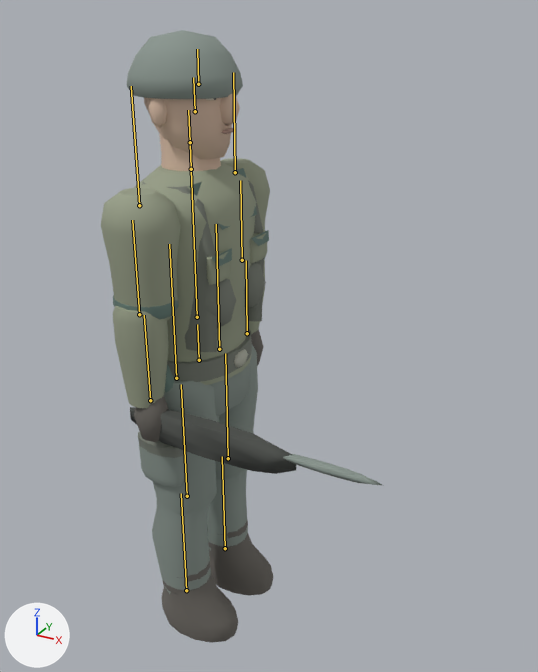
The glTF model unreal/MGRemaster/Content/SourceAssets/Characters/guard.glb as it was, and as the next commit left it.
Both versions are drawn from a camera (50 mm lens) standing at (1.159, -1.672, 1.876) and looking at (0.233, 0.011, 1.035). Lighting does not change. The marker at lower left points along +X, +Y and +Z. The picture after the commit comes second. The bones that bend it are drawn over the model as lines.

In view in the first picture: 'guard'.
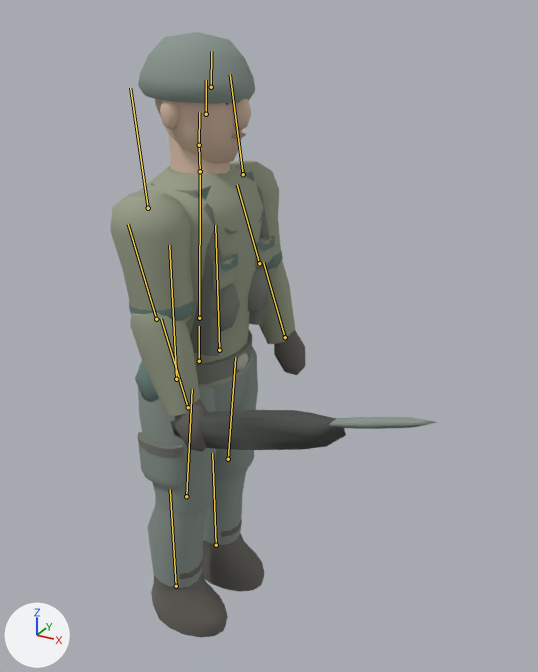
The newer file adds an action. The first version stands in its rest pose; the second is drawn at frame 6 of the action 'IdleWary'.

Pixel boxes [x1, y1, x2, y2] of what changed, in the pictures (538 x 672 px):
'guard', posed (15% wider)
    before: [101, 30, 384, 643]
    after: [110, 32, 437, 638]
bone 'pelvis', root to tip
    before: (199, 360) to (197, 324)
    after: (199, 361) to (199, 326)
bone 'neck', root to tip
    before: (191, 169) to (190, 142)
    after: (200, 171) to (199, 145)
bone 'head', root to tip
    before: (190, 142) to (188, 110)
    after: (199, 145) to (199, 112)
bone 'upper_arm_L', root to tip
    before: (235, 172) to (233, 72)
    after: (243, 174) to (230, 74)
bone 'forearm_L', root to tip
    before: (242, 260) to (240, 180)
    after: (259, 263) to (237, 184)
bone 'upper_arm_R', root to tip
    before: (139, 205) to (131, 86)
    after: (148, 208) to (130, 88)
bone 'forearm_R', root to tip
    before: (139, 314) to (132, 220)
    after: (156, 319) to (128, 224)
bone 'thigh_L', root to tip
    before: (219, 349) to (216, 224)
    after: (219, 350) to (215, 225)
bone 'shin_L', root to tip
    before: (228, 458) to (225, 353)
    after: (228, 459) to (235, 357)
bone 'foot_L', root to tip
    before: (225, 548) to (222, 456)
    after: (216, 545) to (212, 453)
bone 'thigh_R', root to tip
    before: (176, 378) to (169, 244)
    after: (176, 379) to (169, 245)
bone 'shin_R', root to tip
    before: (187, 496) to (181, 384)
    after: (186, 496) to (192, 389)
bone 'foot_R', root to tip
    before: (186, 590) to (181, 493)
    after: (176, 586) to (170, 489)

What the commit changed:
Bone 'pelvis' (bone_pelvis) moves from (0.0, 0.0, 0.0) to (0.0, -0.003, 0.0).
Bone 'pelvis' (bone_pelvis) turns from (0, 0, 0) to (0, 0, -3) degrees about its own x, y and z.
Bone 'neck' (bone_neck) turns from (0, 0, 0) to (0, 0, 2) degrees about its own x, y and z.
Bone 'head' (bone_head) turns from (0, 0, 0) to (0, 0, -2) degrees about its own x, y and z.
Bone 'upper_arm_L' (bone_upper_arm_l) turns from (0, 0, 0) to (0, 0, 11) degrees about its own x, y and z.
Bone 'forearm_L' (bone_forearm_l) turns from (0, 0, 0) to (0, 0, 10) degrees about its own x, y and z.
Bone 'upper_arm_R' (bone_upper_arm_r) turns from (0, 0, 0) to (0, 0, 9) degrees about its own x, y and z.
Bone 'forearm_R' (bone_forearm_r) turns from (0, 0, 0) to (0, 0, 10) degrees about its own x, y and z.
Bone 'thigh_L' (bone_thigh_l) turns from (0, 0, 0) to (0, 0, 3) degrees about its own x, y and z.
Bone 'shin_L' (bone_shin_l) turns from (0, 0, 0) to (0, 0, -6) degrees about its own x, y and z.
Bone 'foot_L' (bone_foot_l) turns from (0, 0, 0) to (0, 0, 6) degrees about its own x, y and z.
Bone 'thigh_R' (bone_thigh_r) turns from (0, 0, 0) to (0, 0, 3) degrees about its own x, y and z.
Bone 'shin_R' (bone_shin_r) turns from (0, 0, 0) to (0, 0, -6) degrees about its own x, y and z.
Bone 'foot_R' (bone_foot_r) turns from (0, 0, 0) to (0, 0, 6) degrees about its own x, y and z.
